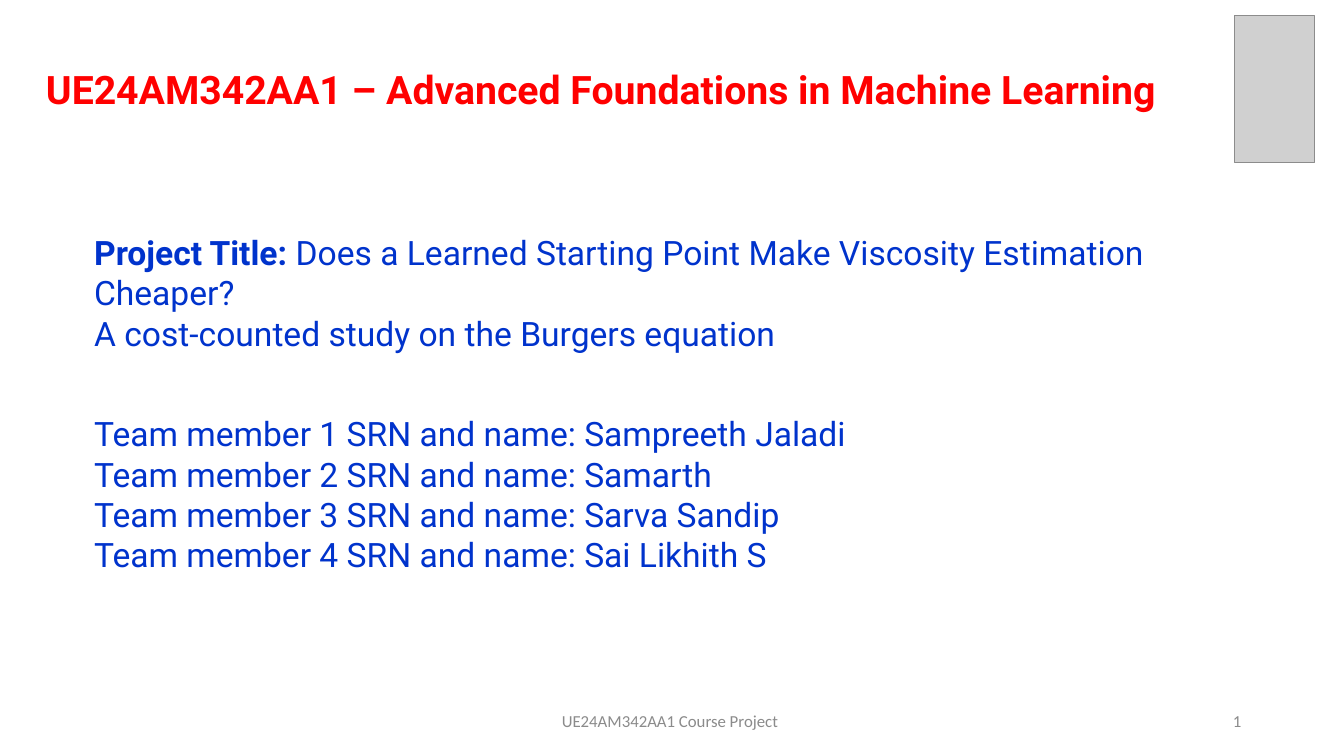
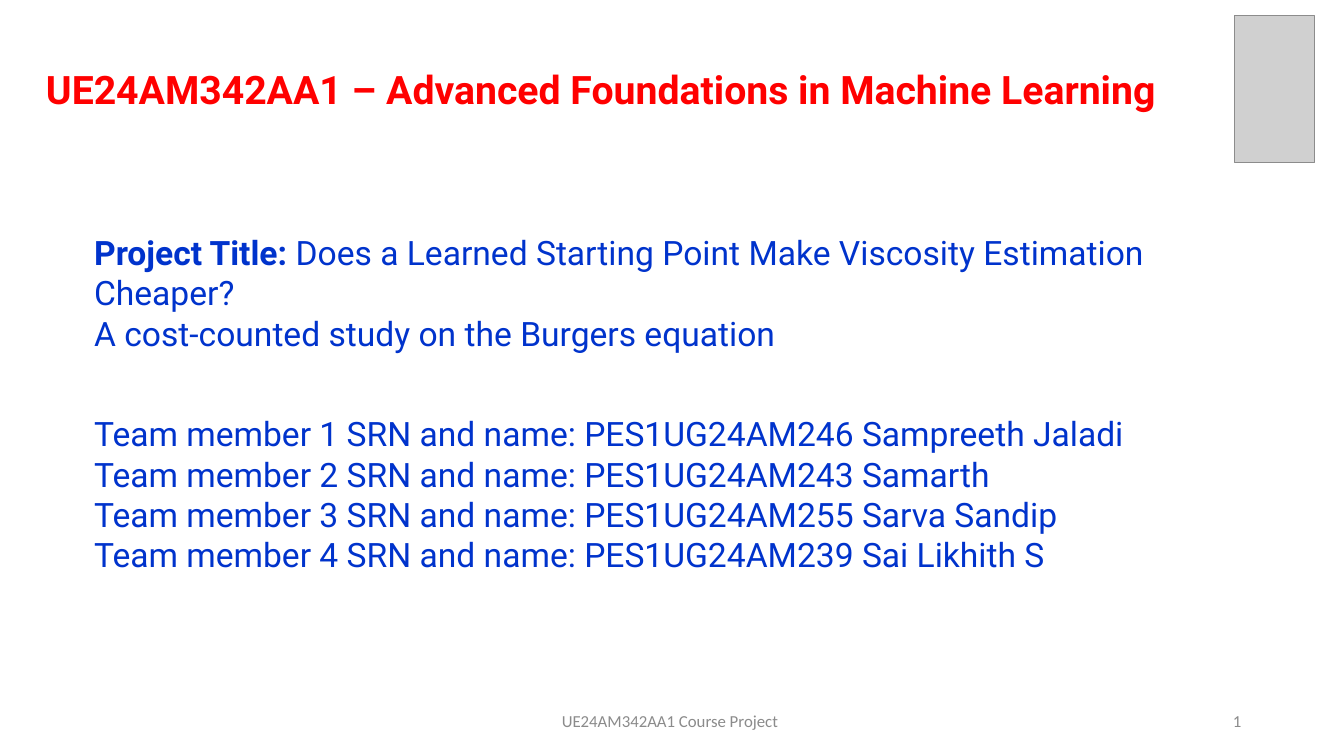
Before and after one commit to minkysponge-wq/Afml-Mini-project, a slide deck: slide 1 of docs/slides/AFML_project_slides.pptx. Drawn at 1344x756 pixels with LibreOffice and Linux fonts; fonts in the diff are those of the drawing; grey boxes stand for pictures. Boxes give left, top, right and bottom in pixels: in the first picture for what was removed or moved away, otherwise in the second. Text is boxed around its words. In the diff, an @@ line names an element or a change of style, - is before the commit and + after.

Commit message:
Slides: add team SRNs to the title slide

```diff
--- a/docs/slides/AFML_project_slides.pptx
+++ b/docs/slides/AFML_project_slides.pptx
@@ text at bbox=[94, 420, 1123, 568]: text changed @@
-Team member 1 SRN and name: Sampreeth Jaladi
-Team member 2 SRN and name: Samarth
-Team member 3 SRN and name: Sarva Sandip
-Team member 4 SRN and name: Sai Likhith S
+Team member 1 SRN and name: PES1UG24AM246 Sampreeth Jaladi
+Team member 2 SRN and name: PES1UG24AM243 Samarth
+Team member 3 SRN and name: PES1UG24AM255 Sarva Sandip
+Team member 4 SRN and name: PES1UG24AM239 Sai Likhith S
```
Also in this commit, not shown: 1 other file.
